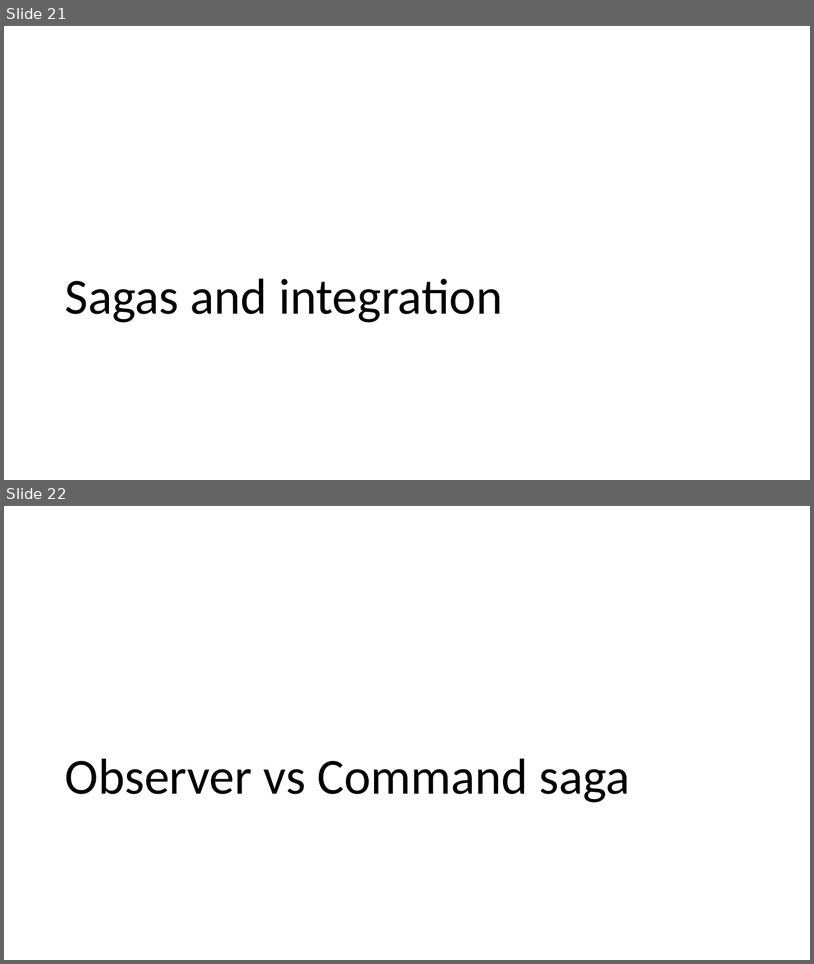
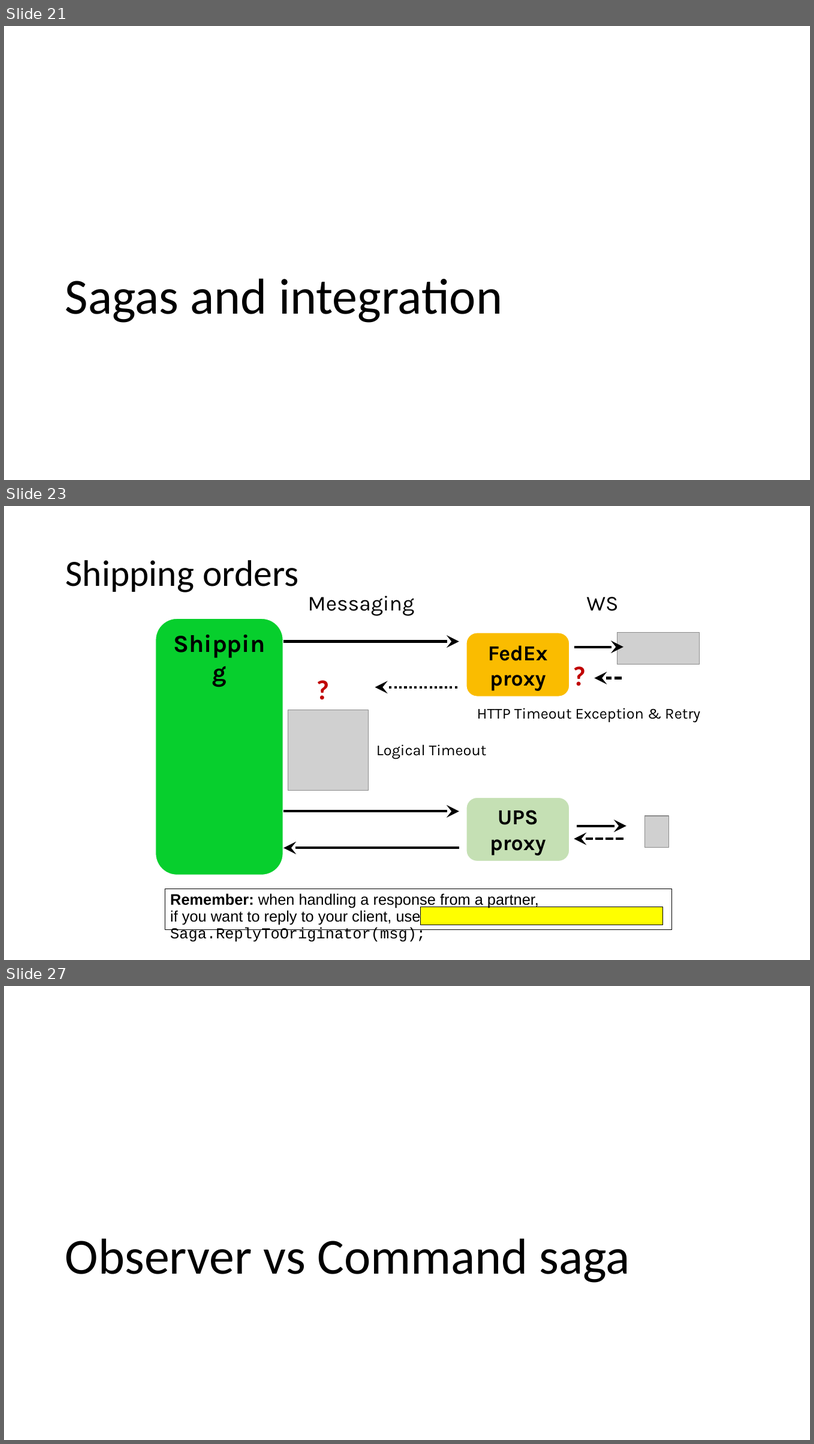
Before and after one commit to Particular/SagaMasterClass, a slide deck: SagaMasterClass.pptx. Shown one above the other, each under a label of ours: slides 21 and 22 before the commit, slides 21, 23 and 27 after it; the slides between them are not shown. The pictures are 814x964 and 814x1444 pixels, drawn with LibreOffice and Linux fonts; fonts in the diff are those of the drawing; grey boxes stand for pictures. Boxes give left, top, right and bottom in pixels: in the first picture for what was removed or moved away, otherwise in the second. Text is boxed around its words. In the diff, an @@ line names an element or a change of style, - is before the commit and + after.

Commit message:
Adding shipping endpoint

```diff
--- a/SagaMasterClass.pptx
+++ b/SagaMasterClass.pptx
@@ slide 23 added at box(4, 506, 810, 960), background #FFFFFF @@
@@ title added at box(65, 560, 299, 592), 44 pt, text #000000 @@
+Shipping orders
@@ text added at box(308, 595, 414, 616), 25.4 pt, text #000000 @@
+Messaging
@@ text added at box(587, 597, 618, 611), 25.4 pt, text #000000 @@
+WS
@@ rounded rectangle added at box(156, 619, 284, 874), fill #07CF2D, outline #FFFFFF 0.75 pt, 29 pt, text #000000, bold @@
+Shipping
@@ arrow added from (284, 642) to (459, 642), #000000 3 pt @@
@@ rounded rectangle added at box(467, 633, 570, 697), fill #FBBC00, outline #FFFFFF 0.75 pt, 25.4 pt, text #000000, bold @@
+FedEx proxy
@@ arrow added from (575, 647) to (624, 647), #000000 3 pt @@
@@ picture added at box(617, 633, 699, 664) @@
@@ text added at box(567, 655, 592, 694), 32.7 pt, text #C00000, bold @@
+?
@@ text added at box(311, 669, 336, 708), 32.7 pt, text #C00000, bold @@
+?
@@ arrow added from (622, 678) to (595, 678), #000000 3 pt dashed @@
@@ arrow added from (458, 687) to (375, 687), #000000 3 pt dashed @@
@@ picture added at box(288, 710, 368, 790) @@
@@ text added at box(477, 708, 701, 723), 18.1 pt, text #000000 @@
+HTTP Timeout Exception & Retry
@@ text added at box(377, 744, 487, 759), 18.1 pt, text #000000 @@
+Logical Timeout
@@ arrow added from (284, 811) to (459, 811), #000000 3 pt @@
@@ rounded rectangle added at box(467, 798, 570, 861), fill #C5E0B4, outline #FFFFFF 0.75 pt, 25.4 pt, text #000000, bold @@
+UPS proxy
@@ arrow added from (578, 825) to (627, 825), #000000 3 pt @@
@@ picture added at box(645, 816, 669, 847) @@
@@ arrow added from (623, 839) to (575, 839), #000000 3 pt dashed @@
@@ arrow added from (459, 848) to (284, 848), #000000 3 pt @@
@@ rectangle added at box(165, 888, 672, 930), outline #000000 0.75 pt, 18.1 pt, text #000000 @@
+Remember: when handling a response from a partner,
+if you want to reply to your client, use Saga.ReplyToOriginator(msg);
@@ rectangle added at box(421, 906, 663, 925), fill #FFFF00, outline #000000 0.75 pt @@
@@ what was slide 22 is now slide 27 @@
```
Also in this commit, not shown: 4 other slides added, 5 other files.
